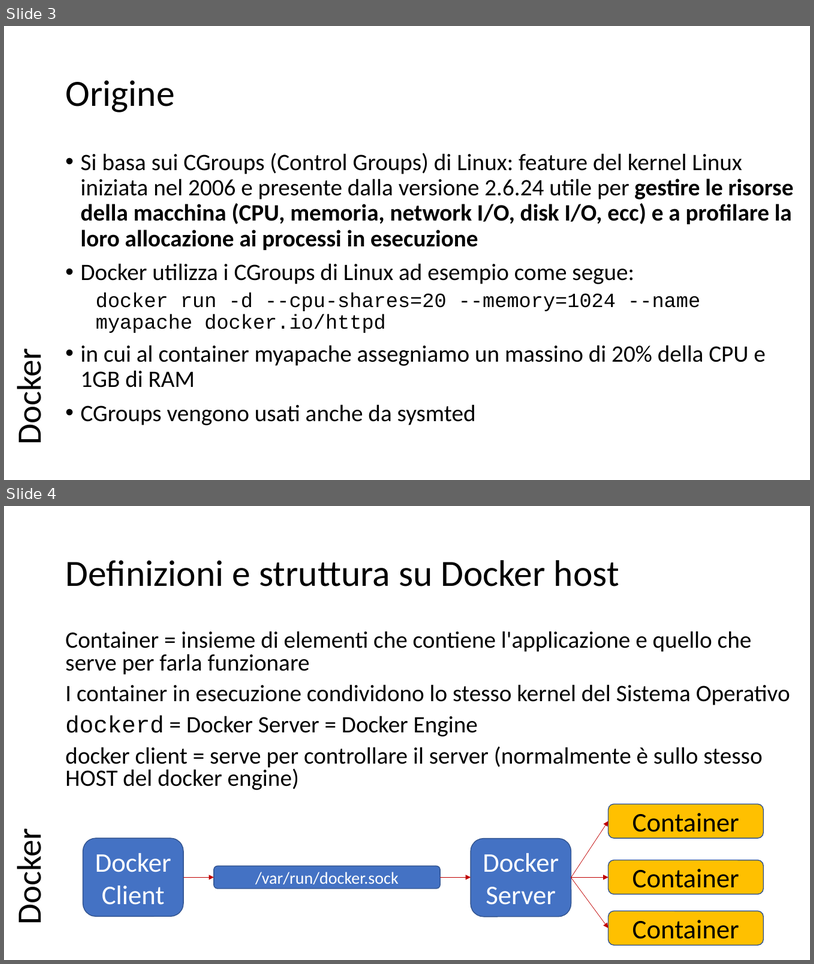
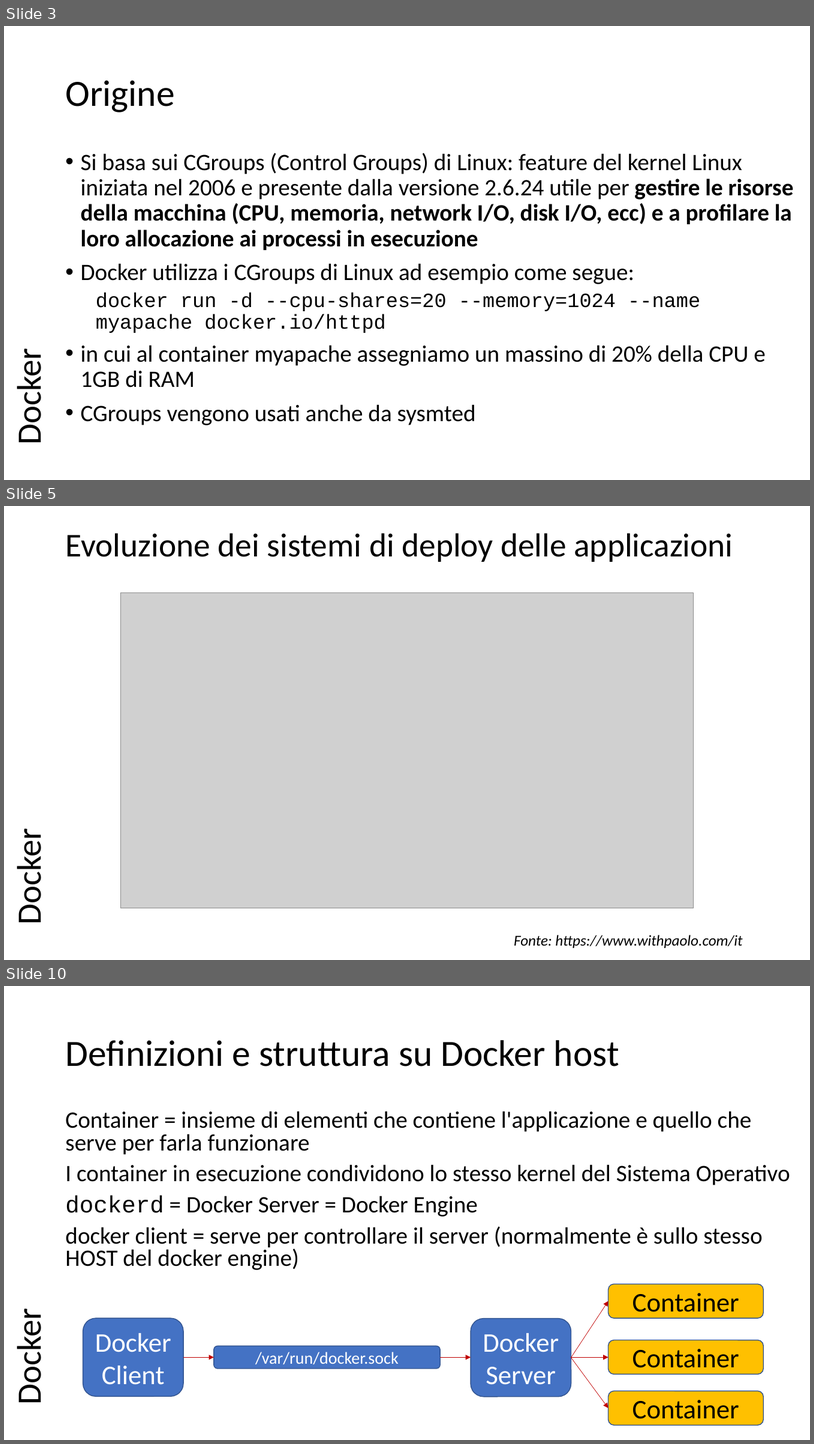
Before and after one commit to scastagnoli/academySisal, a slide deck: docker.pptx. Shown one above the other, each under a label of ours: slides 3 and 4 before the commit, slides 3, 5 and 10 after it; the slides between them are not shown. The pictures are 814x964 and 814x1444 pixels, drawn with LibreOffice and Linux fonts; fonts in the diff are those of the drawing; grey boxes stand for pictures. Boxes give left, top, right and bottom in pixels: in the first picture for what was removed or moved away, otherwise in the second. Text is boxed around its words. In the diff, an @@ line names an element or a change of style, - is before the commit and + after.

```diff
--- a/docker.pptx
+++ b/docker.pptx
@@ slide 5 added at [4, 506, 810, 960], background #FFFFFF @@
@@ title added at [65, 533, 733, 562], 39.6 pt, text #000000 @@
+Evoluzione dei sistemi di deploy delle applicazioni
@@ picture added at [121, 592, 693, 907] @@
@@ text added at [8, 837, 50, 921], 40.7 pt, text #000000 @@
+Docker
@@ text added at [514, 934, 743, 948], 18 pt, text #000000, italic @@
+Fonte: https://www.withpaolo.com/it
@@ what was slide 4 is now slide 10 @@
```
Also in this commit, not shown: 5 other slides added.
